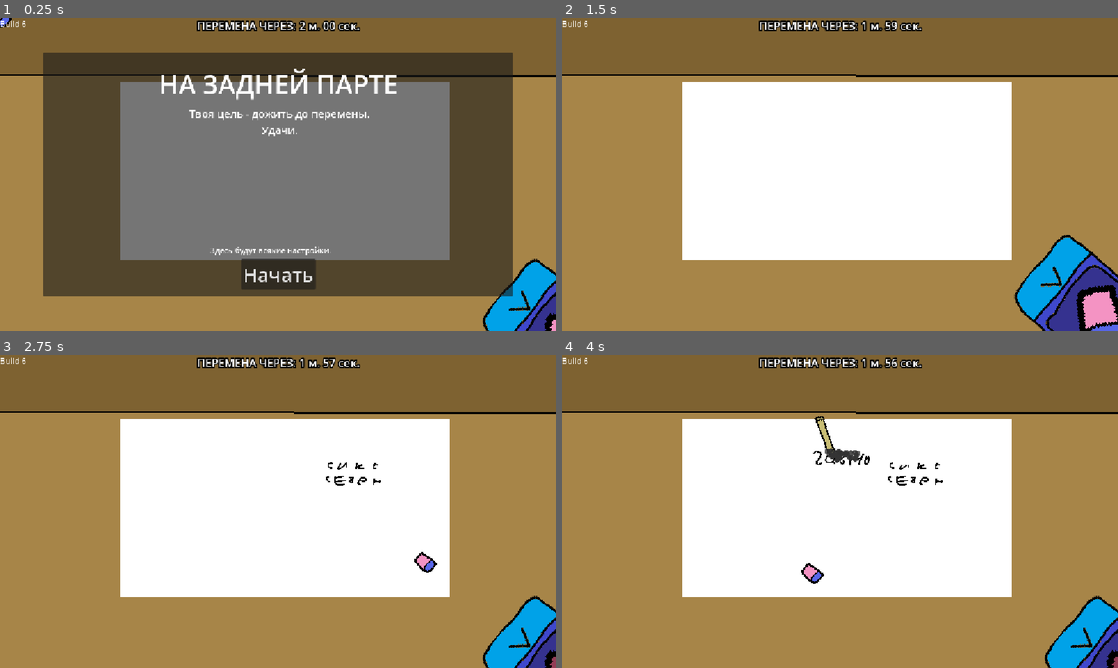
Above: before the commit, frames 1-4 (two rows, left to right).
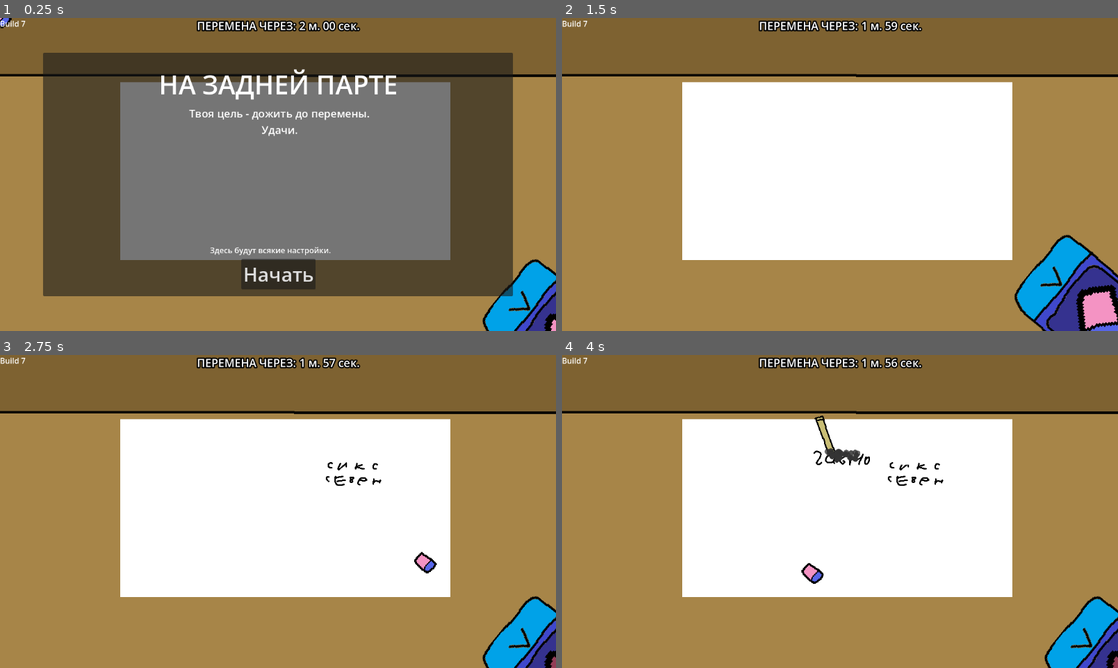
Above: after the commit, the same moments.

Repository: AmongRyzh/maxter-s-jam-2026
Game: Godot game, scene res://gameplay.tscn
Two runs of this game, one before a commit and one after it. Both use one fixed random seed, a clock stepped at 60 frames per second and the inputs below. The engine's default icon, where the game draws it, is replaced by a stand-in: a white triangle on a blue panel in a dark square.
Inputs (mouse positions are in pixels of both pictures, inside the frame that each line leads up to):
- Up to frame 1 (0.25 s): no input
- Up to frame 2 (1.5 s): click "Начать" at 0.5 s; move the mouse to (1079, 299) at 1.27 s; click (1079, 299) at 1.42 s
- Up to frame 3 (2.75 s): move the mouse to (422, 564) at 2.02 s; click (422, 564) at 2.17 s
- Up to frame 4 (4 s): move the mouse to (895, 442) at 2.77 s; click (895, 442) at 2.92 s; move the mouse to (812, 574) at 3.52 s; click (812, 574) at 3.67 s

The runs differ from the first frame. In frame 1, 2.2% of the frame differs, in the area x 0-100%, y 0-100%; in frame 2, 1.7%; in frame 3, 1.6%; in frame 4, 1.8%.

Commit message:
билд 7 (поменял лого годота в сплеш скрине на лого джема)

Diff:
--- a/gameplay.tscn
+++ b/gameplay.tscn
@@ -198,7 +198,7 @@
 [node name="BuildLabel" type="Label" parent="CanvasLayer" unique_id=353407264]
 offset_right = 53.0
 offset_bottom = 23.0
-text = "Build 6"
+text = "Build 7"
 
 [node name="GameFinishLabel" type="Label" parent="CanvasLayer" unique_id=1348736259]
 anchors_preset = 5
--- a/project.godot
+++ b/project.godot
@@ -13,12 +13,12 @@
 config/name="maxter's jam 2026"
 run/main_scene="uid://dnphby1ketpt4"
 config/features=PackedStringArray("4.7", "GL Compatibility")
+boot_splash/image="res://maxters_jam_logo.png"
 config/icon="res://icon.svg"
 
 [display]
 
-window/stretch/mode="canvas_items"
-window/stretch/aspect="expand"
+window/stretch/mode="viewport"
 
 [global_group]
 
Not shown, changed: export_presets.cfg
Binary file added: maxters_jam_logo.png
Not shown, added: maxters_jam_logo.png.import
